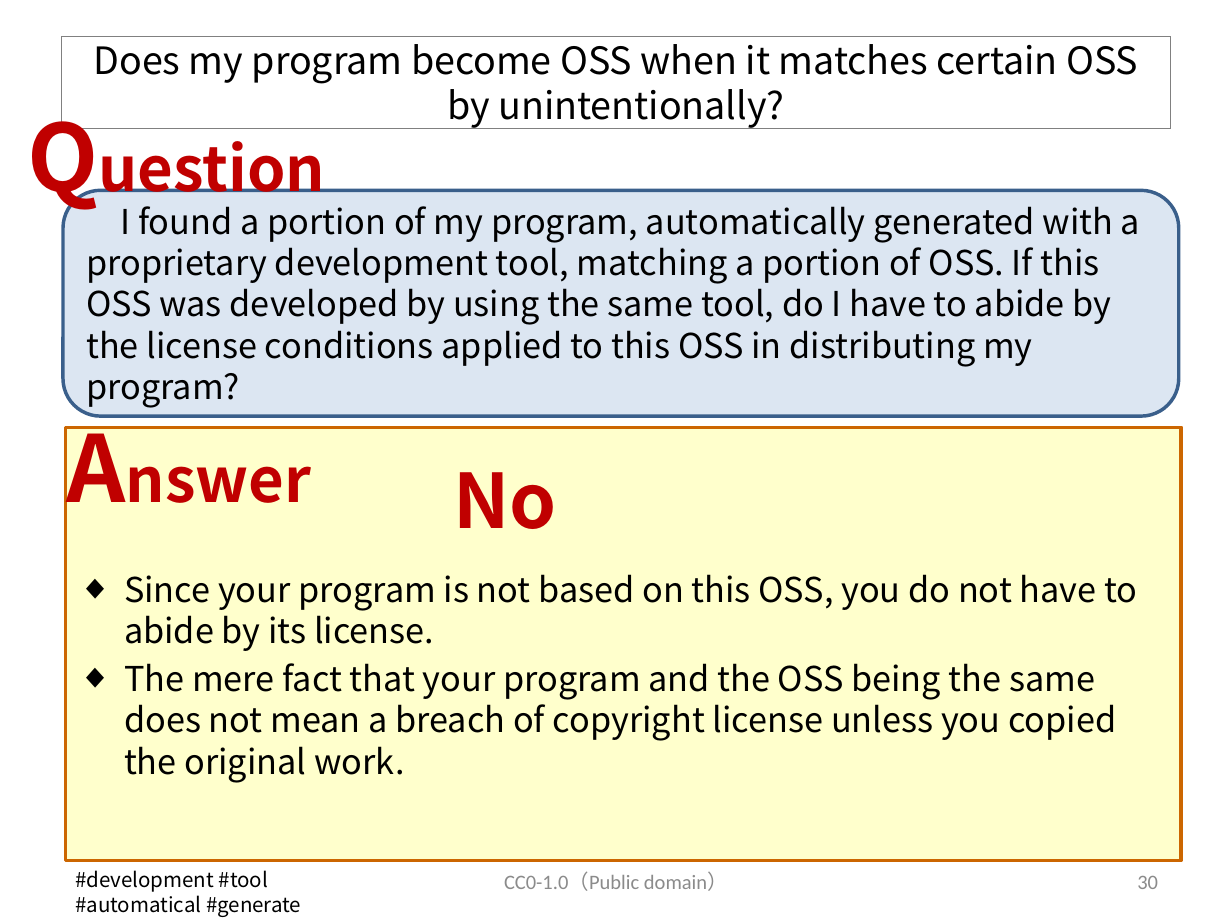
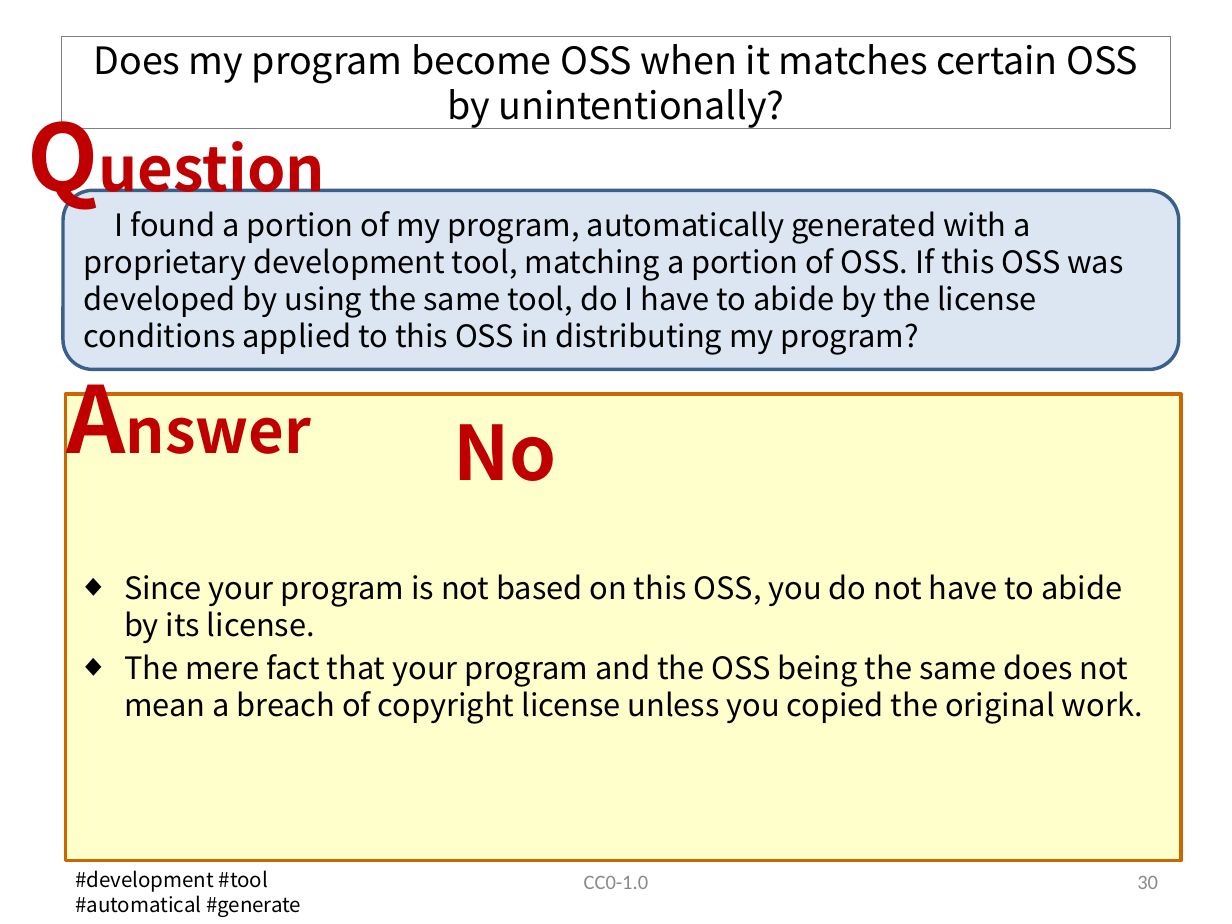
Before and after one commit to OpenChain-Project/OpenChain-JWG, a slide deck: slide 31 of Education_Material/FAQ/Misunderstandings_of_OSS_licenses_CC0.pptx. Drawn at 1232x924 pixels with LibreOffice and Linux fonts; fonts in the diff are those of the drawing. Boxes give left, top, right and bottom in pixels: in the first picture for what was removed or moved away, otherwise in the second. Text is boxed around its words. In the diff, an @@ line names an element or a change of style, - is before the commit and + after.

Commit message:
Frequent Misunderstandings of OSS licenses V7

```diff
--- a/Education_Material/FAQ/Misunderstandings_of_OSS_licenses_CC0.pptx
+++ b/Education_Material/FAQ/Misunderstandings_of_OSS_licenses_CC0.pptx
@@ rounded rectangle "I found a portion of ..." at [63,191,1179,370]: size 20 to 18 pt @@
@@ rounded rectangle "I found a portion of ...": place and size @@
-rounded rectangle "I found a portion of ..." at [63,191,1179,416]
+rounded rectangle "I found a portion of ..." at [63,191,1179,370]
@@ text "Answer": place and size @@
-text "Answer" at [54,404,349,529]
+text "Answer" at [54,355,349,479]
@@ rectangle: place and size @@
-rectangle at [65,428,1181,861]
+rectangle at [65,394,1181,861]
@@ text "No": place and size @@
-text "No" at [454,472,558,529]
+text "No" at [454,424,558,481]
@@ text "Since your program is not ..." at [124,574,1143,724]: size 20 to 18 pt @@
@@ text at [584,876,648,889]: text changed @@
-CC0-1.0（Public domain）
+CC0-1.0
```
Also in this commit, not shown: 51 other slides changed, 5 slides added.
